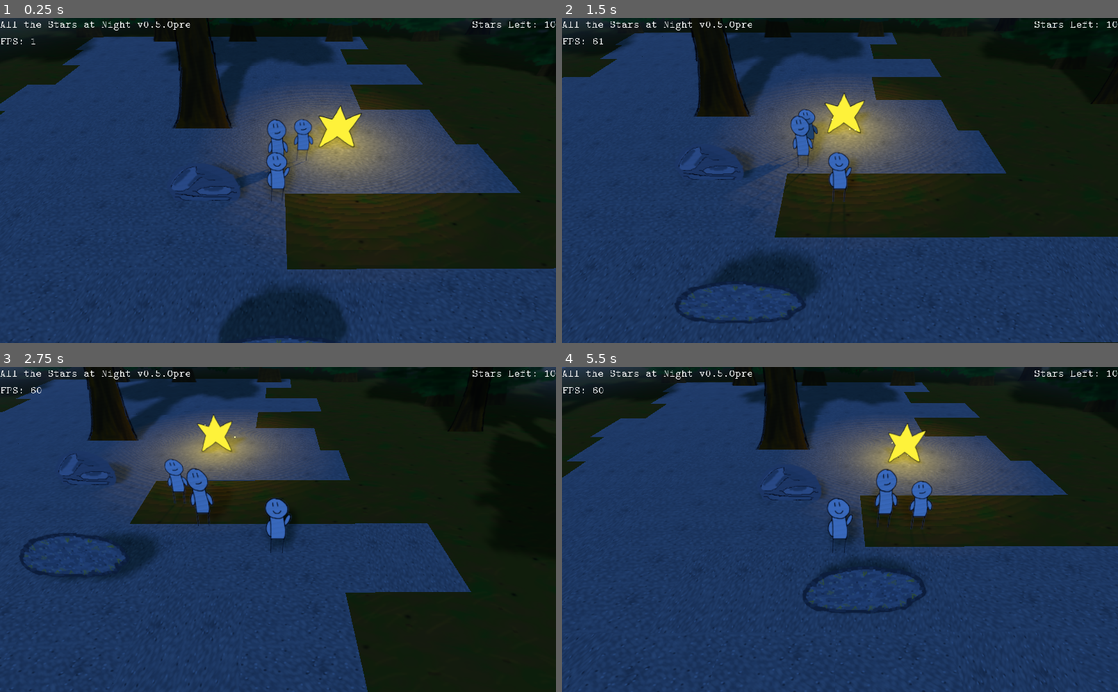
Above: before the commit, frames 1-4 (two rows, left to right).
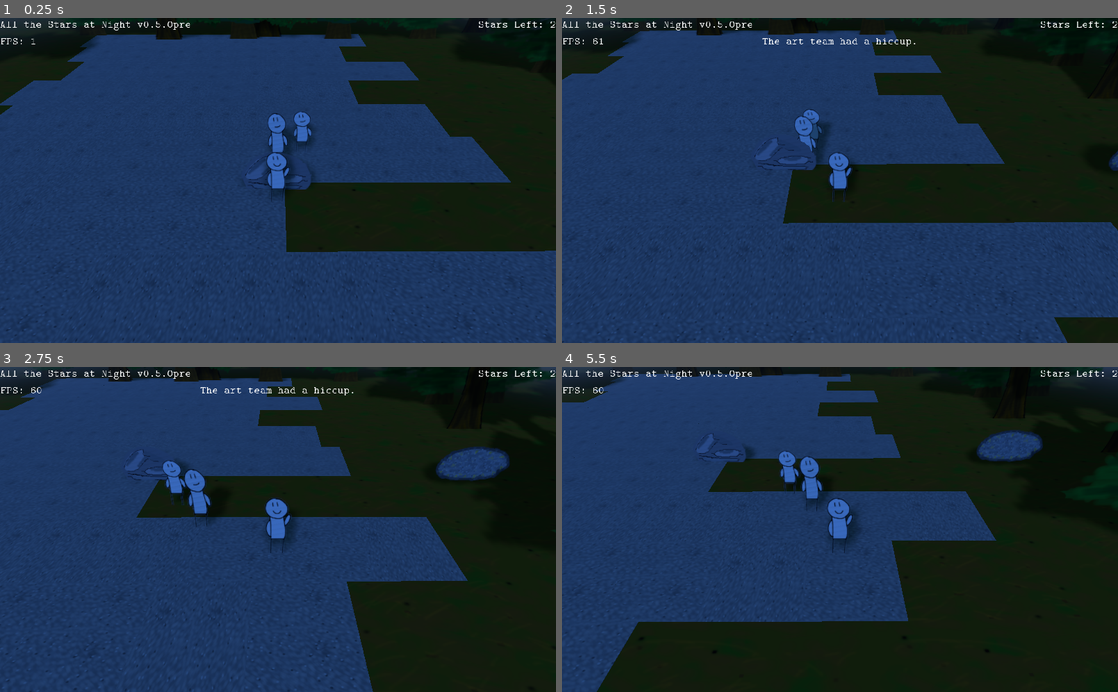
Above: after the commit, the same moments.

Repository: Schoperation/AllTheStarsAtNight
Game: Godot game, scene res://world/World.tscn
The game is run twice, just before and just after one commit, with the same random seed, the same clock (stepped at 60 frames per second) and the same inputs.
Inputs (mouse positions are in pixels of both pictures, inside the frame that each line leads up to):
- Up to frame 1 (0.25 s): no input
- Up to frame 2 (1.5 s): move the mouse to (667, 34) at 0.52 s; press the mouse at (667, 34) at 0.53 s; hold D (move_right) 0.53-1.28 s; move the mouse to (1045, 31) at 1.27 s; release the mouse at (1045, 31) at 1.28 s; hold S (move_down) from 1.28 s (still down); click (1045, 31) at 1.35 s
- Up to frame 3 (2.75 s): move the mouse to (333, 458) at 2.02 s; release S (move_down) at 2.03 s; press the mouse at (333, 458) at 2.03 s; hold D (move_right) from 2.03 s (still down); tap Mouse wheel up (zoom_in) at 2.1 s
- Up to frame 4 (5.5 s): move the mouse to (812, 594) at 2.77 s; release D (move_right) at 2.78 s; release the mouse at (812, 594) at 2.78 s; hold W (move_up) 2.78-3.53 s; tap Mouse wheel down (zoom_out) at 2.85 s; click (812, 594) at 3.05 s; move the mouse to (1006, 578) at 3.52 s; press the mouse at (1006, 578) at 3.53 s; hold A (move_left) 3.53-5.03 s; move the mouse to (673, 480) at 4.27 s; release the mouse at (673, 480) at 4.28 s; click (673, 480) at 4.35 s; move the mouse to (867, 529) at 5.02 s; press the mouse at (867, 529) at 5.03 s; hold S (move_down) from 5.03 s (still down); tap Mouse wheel up (zoom_in) at 5.1 s

The runs differ from the first frame. In frame 1, 22% of the frame differs, in the area x 0-100%, y 0-100%; in frame 2, 21%; in frame 3, 15%; in frame 4, 51%.

Commit message:
Added star ring, where all of the stars will be placed

Diff:
--- /dev/null
+++ b/ring/StarRing.gd
@@ -0,0 +1,38 @@
+extends Spatial
+
+"""
+How the game will start and end...
+"""
+
+var stoneScene = preload("res://ring/StarStone.tscn")
+
+var numPlayerStars = 0 # Stars the player has on their person
+var numStonesActivated = 0 # Stars on stones
+var numStones = 10 # Total stones
+export var radius = 40
+
+func _ready():
+	# How many stones do we need? Ask the root node
+	numStones = get_node("../../").numStars
+
+	# Spawn stones in a circle around the center
+	var position = Vector3(radius, 0, 0)
+	var polarAngle = 0
+	for i in range(numStones):
+		var stone = stoneScene.instance()
+		stone.transform.origin = position
+		add_child(stone)
+
+		# Create new position
+		polarAngle += (2 * PI) / numStones
+		position = Vector3(radius * cos(polarAngle), 0, radius * sin(polarAngle))
+
+# When a star is added to one of its stones
+func addStar():
+	numStonesActivated += 1
+	numPlayerStars -= 1
+	print("Added star!")
+
+	# Do we have them all????
+	if numStonesActivated == numStones:
+		get_tree().reload_current_scene()
--- /dev/null
+++ b/ring/StarRing.tscn
@@ -0,0 +1,9 @@
+[gd_scene load_steps=3 format=2]
+
+[ext_resource path="res://environment/Rock.tscn" type="PackedScene" id=1]
+[ext_resource path="res://ring/StarRing.gd" type="Script" id=2]
+
+[node name="StarRing" type="Spatial"]
+script = ExtResource( 2 )
+
+[node name="CenterStone" parent="." instance=ExtResource( 1 )]
--- a/ring/StarStone.gd
+++ b/ring/StarStone.gd
@@ -13,9 +13,9 @@
 
 func _ready():
 	# Connect signals
-	connect("examineMouseEnter", get_node("../../UI/MouseTextContainer/MouseText"), "onMouseEnter")
-	connect("examineMouseExit", get_node("../../UI/MouseTextContainer/MouseText"), "onMouseExit")
-	connect("onStarPlace", get_node("../../UI/Stars"), "onStarPlace")
+	connect("examineMouseEnter", get_node("../../../UI/MouseTextContainer/MouseText"), "onMouseEnter")
+	connect("examineMouseExit", get_node("../../../UI/MouseTextContainer/MouseText"), "onMouseExit")
+	connect("onStarPlace", get_node("../../../UI/Stars"), "onStarPlace")
 
 	# Add to environment objects group
 	add_to_group("Environment_Objs")
@@ -53,6 +53,9 @@
 
 func placeStar():
 	emit_signal("onStarPlace")
+
+	# Notify parent ring
+	get_parent().addStar()
 	hasStar = true
 	$AnimatedSprite3D.animation = "activated"
 	$Star.visible = true
@@ -60,7 +63,7 @@
 func _on_StarStone_mouse_entered():
 	if hasStar:
 		emit_signal("examineMouseEnter", self, "Activated Star Stone")
-	elif get_node("../../UI/Stars").numPlayerStars > 0:
+	elif get_node("../../../UI/Stars").numPlayerStars > 0:
 		emit_signal("examineMouseEnter", self, "Place Star")
 	else:
 		emit_signal("examineMouseEnter", self, "Empty Star Stone")
@@ -71,7 +74,7 @@
 # Detect clicks
 func _on_StarStone_input_event(camera, event, click_position, click_normal, shape_idx):
 	#if event is InputEventMouseButton:
-	if event.is_action_pressed("add_star") and not hasStar and get_node("../../UI/Stars").numPlayerStars > 0:
+	if event.is_action_pressed("add_star") and not hasStar and get_node("../../../UI/Stars").numPlayerStars > 0:
 		placeStar()
 		emit_signal("examineMouseExit")
 		emit_signal("examineMouseEnter", self, "Activated Star Stone")
--- a/ring/StarStone.tscn
+++ b/ring/StarStone.tscn
@@ -34,7 +34,7 @@
 alpha_cut = 2
 frames = SubResource( 1 )
 animation = "activated"
-frame = 7
+frame = 6
 playing = true
 
 [node name="CollisionShape" type="CollisionShape" parent="."]
--- a/world/World.tscn
+++ b/world/World.tscn
@@ -1,15 +1,14 @@
-[gd_scene load_steps=12 format=2]
+[gd_scene load_steps=11 format=2]
 
 [ext_resource path="res://player/Player.tscn" type="PackedScene" id=1]
 [ext_resource path="res://world/Chunk.tscn" type="PackedScene" id=2]
 [ext_resource path="res://world/SunCycle.gd" type="Script" id=3]
 [ext_resource path="res://environment/Tree.tscn" type="PackedScene" id=4]
 [ext_resource path="res://world/WorldGeneration.gd" type="Script" id=5]
-[ext_resource path="res://environment/Rock.tscn" type="PackedScene" id=6]
 [ext_resource path="res://ui/UI.tscn" type="PackedScene" id=7]
 [ext_resource path="res://ui/MapControls.gd" type="Script" id=8]
 [ext_resource path="res://follower/Follower.tscn" type="PackedScene" id=9]
-[ext_resource path="res://ring/StarStone.tscn" type="PackedScene" id=10]
+[ext_resource path="res://ring/StarRing.tscn" type="PackedScene" id=10]
 
 [sub_resource type="Environment" id=1]
 background_mode = 1
@@ -34,7 +33,6 @@
 [node name="Root" type="Spatial"]
 transform = Transform( 1, 0, 0, 0, 1, 0, 0, 0, 1, -0.0530567, 0.0858297, -0.00718069 )
 script = ExtResource( 5 )
-numStars = 10
 
 [node name="UI" parent="." instance=ExtResource( 7 )]
 
@@ -76,11 +74,7 @@
 [node name="OriginChunk" parent="." instance=ExtResource( 2 )]
 
 [node name="Tree" parent="OriginChunk" instance=ExtResource( 4 )]
-transform = Transform( 6, 0, 0, 0, 6, 0, 0, 0, 6, -9.16976, 2, -18.088 )
+transform = Transform( 6, 0, 0, 0, 6, 0, 0, 0, 6, -1.86385, 2, -52.8088 )
 
-[node name="Rock" parent="OriginChunk" instance=ExtResource( 6 )]
-transform = Transform( 1, 0, 0, 0, 1, 0, 0, 0, 1, -7.35518, 2, -4.77768e-07 )
-
-[node name="StarStone" parent="OriginChunk" instance=ExtResource( 10 )]
-transform = Transform( 5, 0, 0, 0, 5, 0, 0, 0, 5, 0, 0, 12.8403 )
+[node name="StarRing" parent="OriginChunk" instance=ExtResource( 10 )]
 [connection signal="timeout" from="Sun/DayCycle" to="Sun" method="_on_DayCycle_timeout"]
--- a/world/WorldGeneration.gd
+++ b/world/WorldGeneration.gd
@@ -4,7 +4,7 @@
 var scene = preload("res://world/Chunk.tscn")
 var chunkArray = []
 var rng = RandomNumberGenerator.new()
-export var numStars = 7
+export var numStars = 2
 
 # Used in genWorld(size) to determine where to spawn chunks for a particular iteration
 enum GenDirec {LEFT = 0, DOWN = 1, RIGHT = 2, UP = 3}
